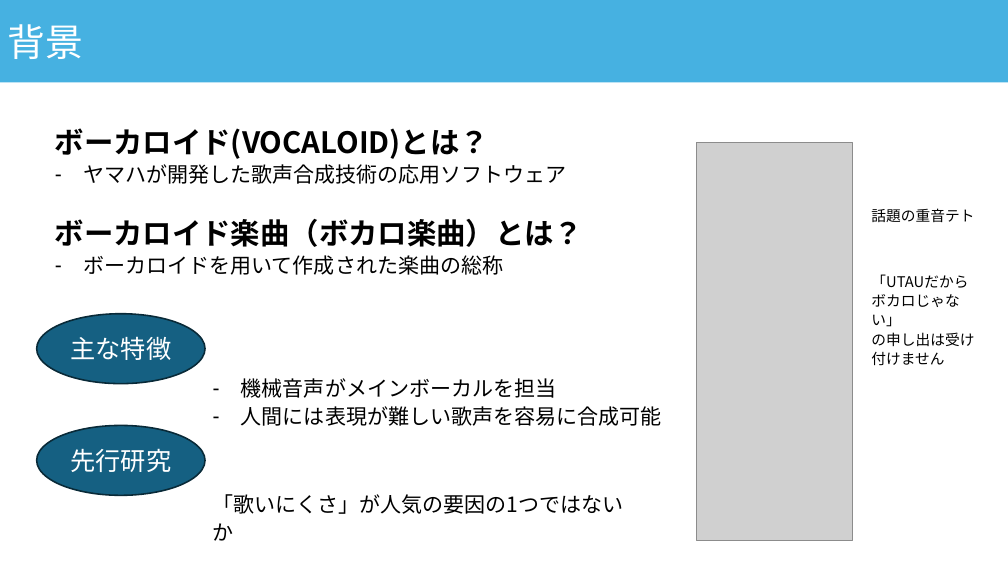
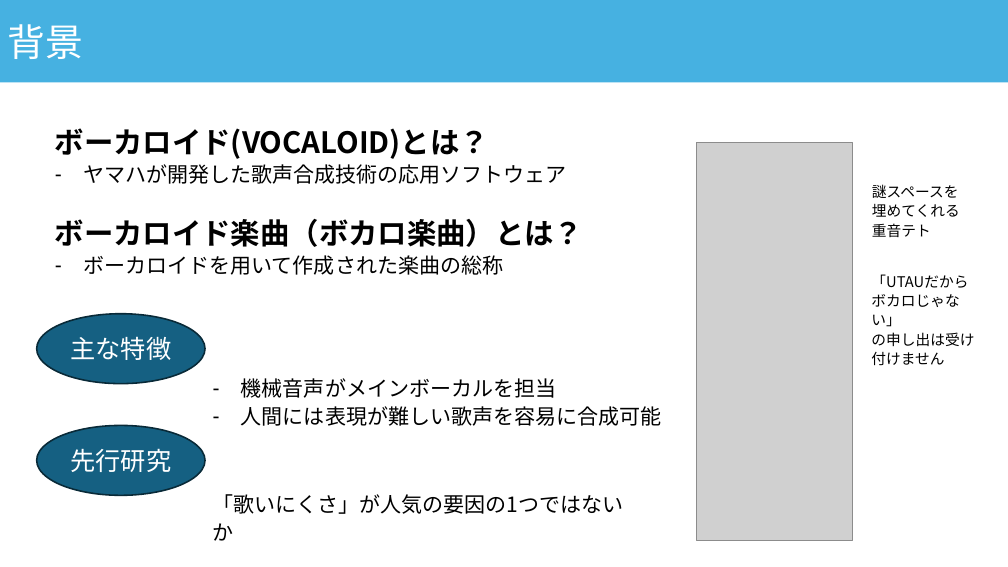
Before and after one commit to asn407/20241221, a slide deck: slide 2 of 年末発表.pptx. Drawn at 1008x567 pixels with LibreOffice and Linux fonts; fonts in the diff are those of the drawing; grey boxes stand for pictures. Boxes give left, top, right and bottom in pixels: in the first picture for what was removed or moved away, otherwise in the second. Text is boxed around its words. In the diff, an @@ line names an element or a change of style, - is before the commit and + after.

```diff
--- a/年末発表.pptx
+++ b/年末発表.pptx
@@ text at (872, 184, 960, 237): text changed @@
-話題の重音テト
+謎スペースを埋めてくれる重音テト
```
Also in this commit, not shown: 1 other slide changed, 2 slides added, 1 slide removed, 1 other file.
